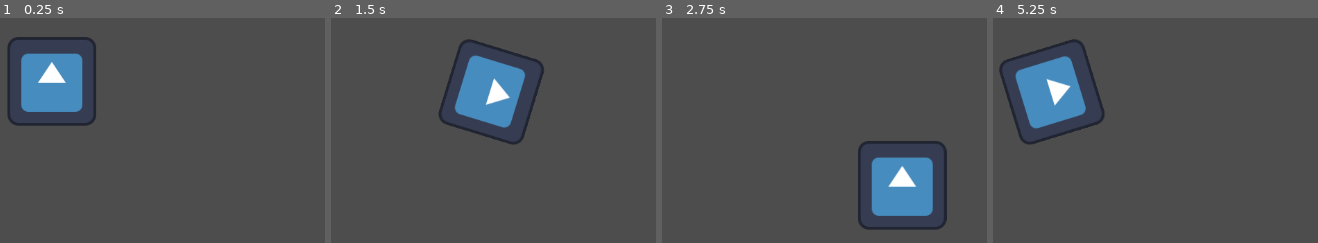
Above: before the commit, frames 1-4 (left to right).
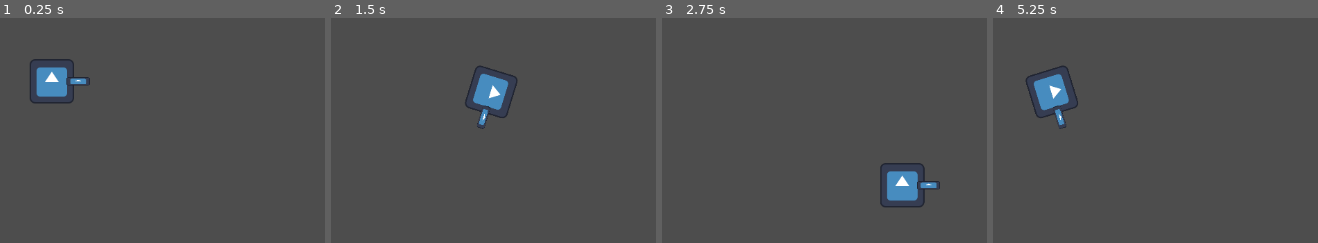
Above: after the commit, the same moments.

Repository: NanoMars/horde-survivor
Game: Godot game, scene res://World.tscn
Same seed, same stepped clock (60 frames per second), same inputs: the game is played once before the commit and once after it. The engine's default icon, where the game draws it, is replaced by a stand-in: a white triangle on a blue panel in a dark square.
Inputs:
- Up to frame 1 (0.25 s): no input
- Up to frame 2 (1.5 s): tap Enter at 0.5 s; hold D (move_right) 0.53-1.28 s; tap Down (aim_down) at 0.6 s; hold S (move_down) from 1.28 s (still down); tap Left (aim_left) at 1.35 s
- Up to frame 3 (2.75 s): release S (move_down) at 2.03 s; hold D (move_right) from 2.03 s (still down); tap Right (aim_right) at 2.1 s
- Up to frame 4 (5.25 s): release D (move_right) at 2.78 s; hold W (move_up) 2.78-3.53 s; tap one key every 0.75 s from 2.85 s: Up (aim_up) Down (aim_down) Left (aim_left) Right (aim_right); hold A (move_left) 3.53-5.03 s; hold S (move_down) from 5.03 s (still down)

The runs differ from the first frame. In frame 1, 5.5% of the frame differs, in the area x 2-30%, y 8-48%; in frame 2, 5.5%; in frame 3, 5.6%, in the area x 60-88%, y 54-95%; in frame 4, 5.5%.

Commit message:
I really apologise, I've been really inconsistent with commits :sobb:

Diff:
--- a/Player/Player.tscn
+++ b/Player/Player.tscn
@@ -1,16 +1,24 @@
-[gd_scene load_steps=4 format=3 uid="uid://tuv5208psnwu"]
+[gd_scene load_steps=5 format=3 uid="uid://tuv5208psnwu"]
 
 [ext_resource type="Script" uid="uid://d7t1oqb3jl34" path="res://Player/player.gd" id="1_q3lat"]
+[ext_resource type="Script" uid="uid://cmq7s1qssoxmf" path="res://Player/Weapon/Weapon.gd" id="2_ddoul"]
 [ext_resource type="Texture2D" uid="uid://2b38i8elgu6f" path="res://icon.svg" id="2_tok1r"]
 
 [sub_resource type="CircleShape2D" id="CircleShape2D_kpjcp"]
-radius = 64.0078
+radius = 32.0624
 
 [node name="CharacterBody2D" type="CharacterBody2D"]
 script = ExtResource("1_q3lat")
 
 [node name="CollisionShape2D" type="CollisionShape2D" parent="."]
 shape = SubResource("CircleShape2D_kpjcp")
+script = ExtResource("2_ddoul")
 
 [node name="Sprite2D" type="Sprite2D" parent="."]
+scale = Vector2(0.5, 0.5)
 texture = ExtResource("2_tok1r")
+
+[node name="Sprite2D2" type="Sprite2D" parent="."]
+position = Vector2(38, 0)
+scale = Vector2(0.26, 0.09)
+texture = ExtResource("2_tok1r")
--- a/Player/UpgradeResource.gd
+++ b/Player/UpgradeResource.gd
@@ -7,6 +7,6 @@
 @export var description: String
 @export_range(1, 10) var max_level := 3
 
-func apply(weapon: Node, level: int) -> void:
+func apply(_weapon: Node, _level: int) -> void:
 	# override per upgrade
 	pass
--- /dev/null
+++ b/Player/Weapon/Bullet.gd
@@ -0,0 +1,17 @@
+# Bullet.gd
+extends Area2D
+var damage: float
+var effects: Array[Dictionary] = []
+
+func init_effects(effect_defs: Dictionary):
+	for effect_name in effect_defs.keys():
+		effects.append({"name": effect_name, "data": effect_defs[effect_name]})
+
+func _on_body_entered(body):
+	body.take_damage(damage)
+	for e in effects:
+		match e.name:
+			"freeze":
+				body.apply_slow(e.data.duration)
+			# add more here
+	queue_free()
--- /dev/null
+++ b/Player/Weapon/Bullet.tscn
@@ -0,0 +1,12 @@
+[gd_scene load_steps=3 format=3 uid="uid://bgep04youkpjf"]
+
+[ext_resource type="Script" uid="uid://2vcups1vjsnd" path="res://Player/Weapon/Bullet.gd" id="1_p5cu6"]
+
+[sub_resource type="CircleShape2D" id="CircleShape2D_swusr"]
+radius = 4.0
+
+[node name="Area2D" type="Area2D"]
+script = ExtResource("1_p5cu6")
+
+[node name="CollisionShape2D" type="CollisionShape2D" parent="."]
+shape = SubResource("CircleShape2D_swusr")
--- /dev/null
+++ b/Player/Weapon/Weapon.gd
@@ -0,0 +1,38 @@
+# Weapon.gd
+
+extends Node2D
+@export var base_fire_rate := 1.0
+@export var base_damage := 10.0
+@export var bullet_scene: PackedScene
+var upgrades: Dictionary = {}      # {"multi_shot": current_level, …}
+
+# Derived stats
+var fire_rate := base_fire_rate
+var damage := base_damage
+var projectiles_per_shot := 1
+var bullet_effect_defs := {}       # {"freeze": {duration = …}, …}
+
+func _ready():
+	recalc_stats()
+
+func add_upgrade(up: UpgradeResource):
+	var level = upgrades.get(up.id, 0)
+	if level < up.max_level:
+		level += 1
+		upgrades[up.id] = level
+		up.apply(self, level)
+		recalc_stats()
+
+func add_bullet_effect(effect_name: String, data: Dictionary):
+	bullet_effect_defs[effect_name] = data
+
+func recalc_stats():
+	# For simple additive modifiers put them here if you prefer
+	pass
+
+func shoot():
+	for i in range(projectiles_per_shot):
+		var bullet = bullet_scene.instantiate()
+		bullet.damage = damage
+		bullet.init_effects(bullet_effect_defs)
+		get_parent().add_child(bullet)
--- a/Player/player.gd
+++ b/Player/player.gd
@@ -1,3 +1,4 @@
+# player.gd
 extends CharacterBody2D
 
 @export var movement_speed := 200.0
--- a/project.godot
+++ b/project.godot
@@ -14,6 +14,10 @@
 run/main_scene="uid://cnccjfu4wi25d"
 config/features=PackedStringArray("4.4", "GL Compatibility")
 config/icon="res://icon.svg"
+
+[display]
+
+window/size/transparent=true
 
 [input]
 
Not shown, added: Player/Weapon/Bullet.gd.uid
Not shown, added: Player/Weapon/Weapon.gd.uid
Not shown, added: .DS_Store
